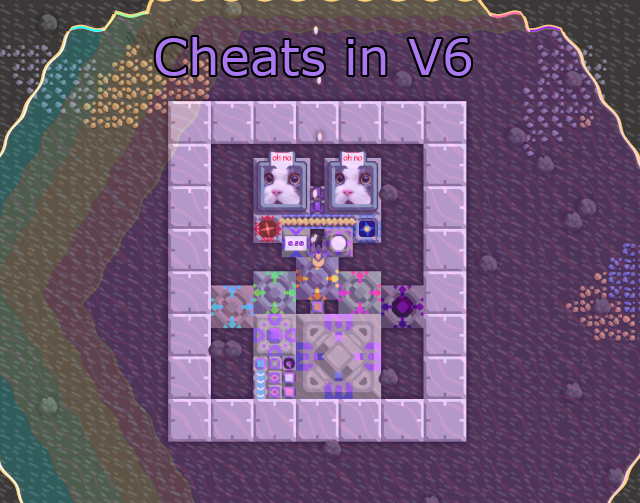
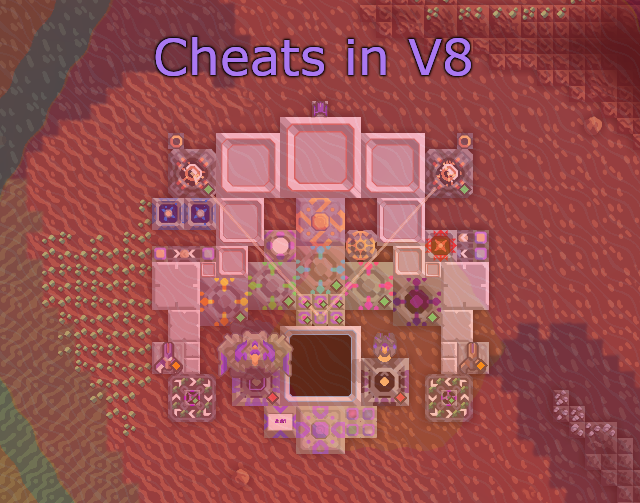
Two versions of the same layered image (640x503). Layer-by-layer changes:
renamed "Cheats in V6" to "Cheats in V8", painted on it over (x1=155, y1=37, x2=472, y2=76)
removed layer "图层" over (x1=153, y1=35, x2=474, y2=78)
removed layer "preview.png" over (x1=0, y1=0, x2=640, y2=503)
added layer "Cheats in V8 #1" above "被粘贴的图层" over (x1=150, y1=32, x2=476, y2=81)
added layer "被粘贴的图层" over (x1=0, y1=0, x2=640, y2=503)
